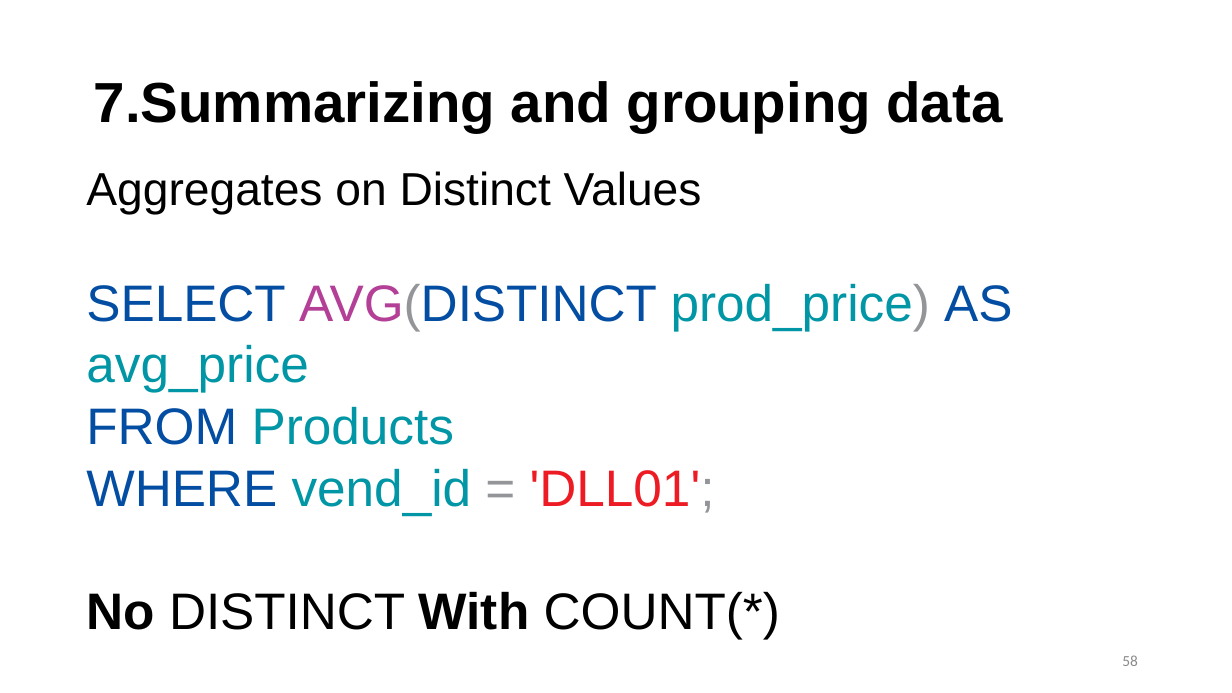
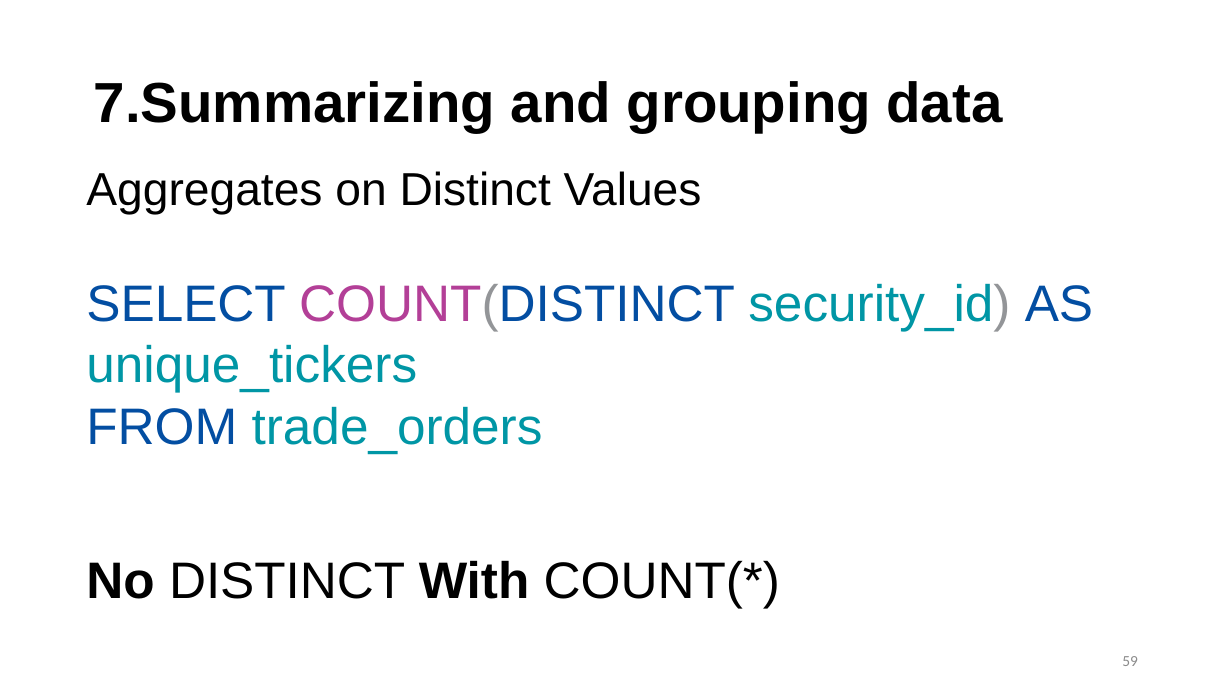
Before and after one commit to hgao62/sql_tutorial, a slide deck: slide 59 of SQL_PPT_2025.pptx (slide 58 before the commit). Drawn at 1232x693 pixels with LibreOffice and Linux fonts; fonts in the diff are those of the drawing. Boxes give left, top, right and bottom in pixels: in the first picture for what was removed or moved away, otherwise in the second. Text is boxed around its words. In the diff, an @@ line names an element or a change of style, - is before the commit and + after.

```diff
--- a/SQL_PPT_2025.pptx
+++ b/SQL_PPT_2025.pptx
@@ text at (86, 283, 1093, 454): text changed @@
-SELECT AVG(DISTINCT prod_price) AS avg_price
-FROM Products
-WHERE vend_id = 'DLL01';
+SELECT COUNT(DISTINCT security_id) AS unique_tickers
+FROM trade_orders
@@ page number at (1122, 656, 1138, 666): text changed @@
-58
+59
```
Also in this commit, not shown: 11 other slides changed, 3 slides added, 9 other files.
